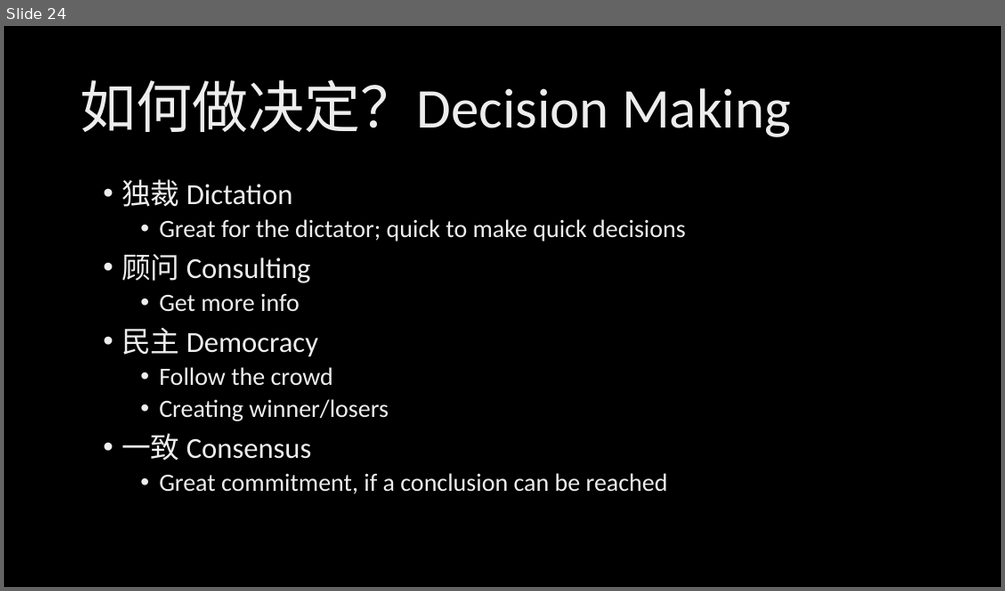
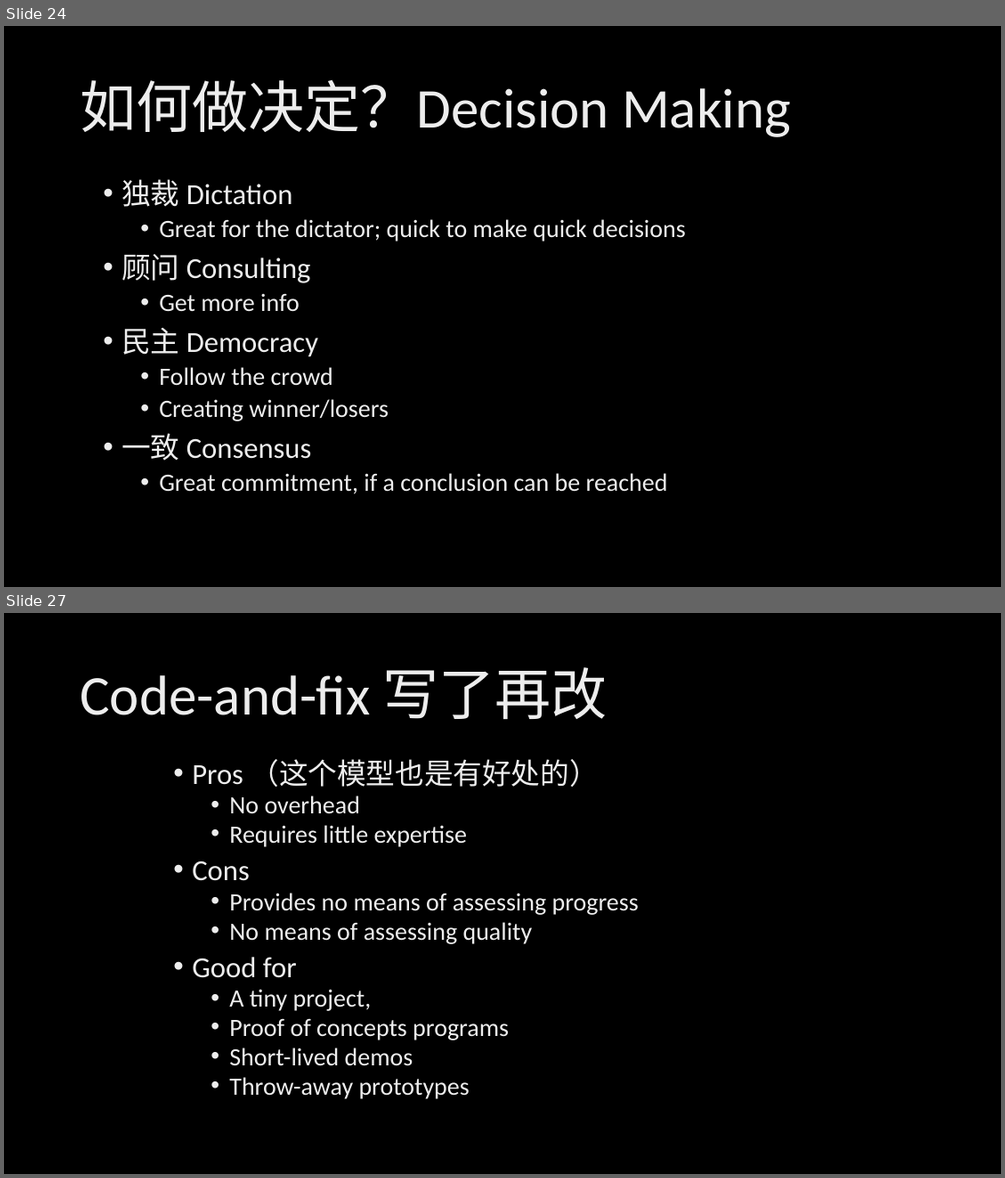
Before and after one commit to xinase/ASE, a slide deck: chapter5/ASE_5_Team_and_Process.pptx. Shown one above the other, each under a label of ours: slide 24 before the commit, slides 24 and 27 after it; the slides between them are not shown. The pictures are 1005x591 and 1005x1178 pixels, drawn with LibreOffice and Linux fonts; fonts in the diff are those of the drawing; background and template pictures are left out. Boxes give left, top, right and bottom in pixels: in the first picture for what was removed or moved away, otherwise in the second. Text is boxed around its words. In the diff, an @@ line names an element or a change of style, - is before the commit and + after.

```diff
--- a/chapter5/ASE_5_Team_and_Process.pptx
+++ b/chapter5/ASE_5_Team_and_Process.pptx
@@ slide 27 added at <box>4,613,1001,1174</box>, background picture (left out) @@
@@ title added at <box>80,667,607,719</box>, 54 pt, text gradient #BFBFBF to #EDEDED to #FFFFFF @@
+Code-and-fix 写了再改
@@ text added at <box>192,759,639,1099</box>, 24 pt, text gradient #BFBFBF to #EDEDED to #FFFFFF @@
+• Pros （这个模型也是有好处的）
+  • No overhead
+  • Requires little expertise
+• Cons
+  • Provides no means of assessing progress
+  • No means of assessing quality
+• Good for
+  • A tiny project,
+  • Proof of concepts programs
+  • Short-lived demos
+  • Throw-away prototypes
```
Also in this commit, not shown: 1 slide changed, 22 other slides added.
